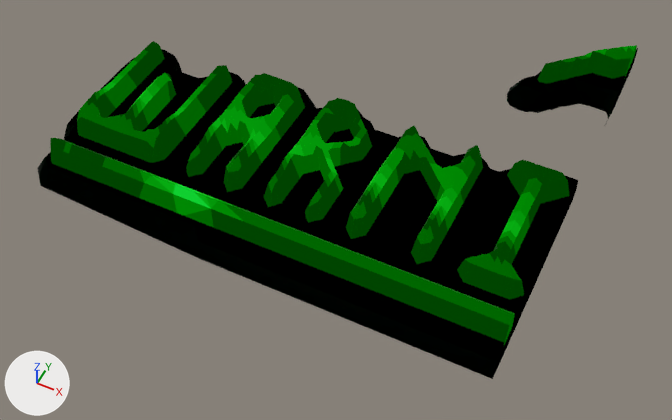
The glTF model assets/models/enemies/warning_left.glb, before and after one commit.
Camera for both pictures: a camera (50 mm lens) standing at (15.2, -28.7, 30.9) and looking at (1.7, -1.8, -2.7). The axes (+X, +Y, +Z) are drawn at lower left. The lights are the same throughout. The picture after the commit comes second. Vertices at exactly the same position are counted once.

Objects in the first picture: 'letters', 'plate'.
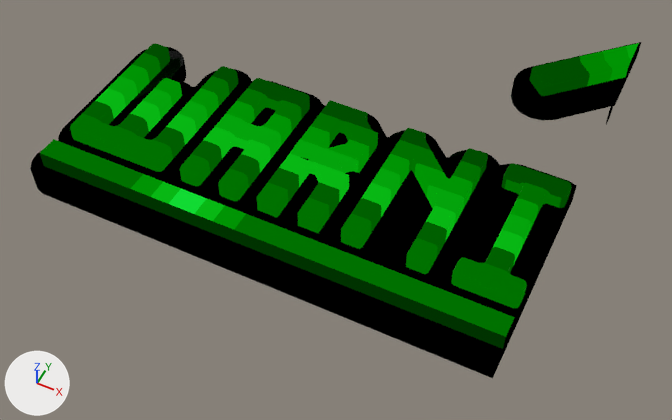
Boxes [x1, y1, x2, y2] around the edits, measured in the pictures (672 x 420 px; the box of a moved part takes in the faces that stretch with it):
'plate', reshaped
    before: [38, 48, 638, 379]
    after: [30, 42, 641, 378]
'letters', deleted
    before: [50, 41, 637, 345]
'line.001', added
    after: [40, 139, 515, 352]
'letter_W.001', added
    after: [70, 43, 238, 172]
'letter_N1.001', added
    after: [341, 128, 488, 274]
'letter_R.001', added
    after: [257, 100, 378, 233]
'letter_A.001', added
    after: [180, 78, 310, 201]
'letter_I.001', added
    after: [452, 163, 572, 308]
'head.001', added
    after: [530, 43, 639, 96]
part 1 of me_plate_001, rebuilt
    before: [507, 48, 638, 123]
    after: [511, 42, 641, 120]
part 2 of me_plate_001, added
    after: [606, 103, 614, 124]
part 3 of me_plate_001, moved or reshaped
    before: [38, 49, 578, 379]
    after: [30, 47, 577, 378]

What changed in the scene script:
```text
Change me_plate_001:
    remove me_plate_001.from_pydata(...)  # 474 vertices, 940 faces; spans x -11.0..12.0, y -9.0..12.4, z -0.4..1.0
    remove me_plate_001.materials.append(mat_warn_plate_33)  # black #001203
    remove me_plate_001.materials.append(mat_warn_plate_edge_35)  # black #03250a
    add me_plate_001.from_pydata(...)  # 598 vertices, 1184 faces; spans x -10.8..12.0, y -8.8..13.1, z -0.4..0.6
    me_plate_001 part 1: the loose piece of 148 vertices spanning x 7.0..12.0, y 6.0..12.4, z -0.4..1.0 is rebuilt with 72 vertices and now spans x 7.1..12.0, y 6.0..13.1, z -0.3..0.6
    me_plate_001 part 2: a new loose piece of 24 vertices spanning x 11.9..12.0, y 7.1..7.9, z -0.3..0.6
    me_plate_001 part 3: 1 vertex moved within x 12.0, y 1.7, z -0.3; 324 vertices removed from x -11.0..12.0, y -9.0..2.0, z -0.4..1.0; 500 vertices added at x -10.8..12.0, y -8.8..1.8, z -0.4..0.6
    add me_plate_001.materials.append(mat_warn_plate_32)  # black #000703
    add me_plate_001.materials.append(mat_warn_plate_edge_33)  # black #001203
Remove ob_letters:
    ob_letters = bpy.data.objects.new('letters', me_letters_001)
Add ob_line_001:
    ob_line_001 = bpy.data.objects.new('line.001', me_line_0_001)  # 112 vertices, 220 faces; spans x -10.0..12.0, y -8.0..-7.0, z 0.3..1.4; in mat_warn_green_c5_197 (dark green #007500, glowing dark green #007100), mat_warn_green_c1_193 (dark green #003c00), mat_warn_green_c7_199 (green #009003, glowing green #009304), mat_warn_green_c9_201 (green #07aa12, glowing green #08b614), mat_warn_green_cb_203 (green #0ec22c, glowing green #11d833), mat_warn_plate_32 (black #000703)
    ob_line_001.location = (0.0, 0.0, 0.0)
Add ob_letter_w_001:
    ob_letter_w_001 = bpy.data.objects.new('letter_W.001', me_letter_w_0_001)  # 556 vertices, 1108 faces; spans x -10.0..-5.0, y -6.0..1.0, z 0.3..1.45; in mat_warn_green_c7_199 (green #009003, glowing green #009304), mat_warn_green_c3_195 (dark green #005700), mat_warn_green_c5_197 (dark green #007500, glowing dark green #007100), mat_warn_green_c4_196 (dark green #006600), mat_warn_green_c8_200 (green #039b0a, glowing green #04a20b), mat_warn_green_c9_201 (green #07aa12, glowing green #08b614)
    ob_letter_w_001.location = (0.0, 0.0, 0.0)
Add ob_letter_r_001:
    ob_letter_r_001 = bpy.data.objects.new('letter_R.001', me_letter_r_0_001)  # 695 vertices, 1385 faces; spans x 0.0..3.0, y -6.0..1.0, z 0.3..1.45; in mat_warn_green_c8_200 (green #039b0a, glowing green #04a20b), mat_warn_green_c9_201 (green #07aa12, glowing green #08b614), mat_warn_green_c5_197 (dark green #007500, glowing dark green #007100), mat_warn_green_c3_195 (dark green #005700), mat_warn_green_c7_199 (green #009003, glowing green #009304), mat_warn_green_c4_196 (dark green #006600)
    ob_letter_r_001.location = (0.0, 0.0, 0.0)
Add ob_letter_n1_001:
    ob_letter_n1_001 = bpy.data.objects.new('letter_N1.001', me_letter_n1_0_002)  # 510 vertices, 1016 faces; spans x 4.0..8.0, y -6.0..1.0, z 0.3..1.45; in mat_warn_green_c3_195 (dark green #005700), mat_warn_green_c5_197 (dark green #007500, glowing dark green #007100), mat_warn_green_c8_200 (green #039b0a, glowing green #04a20b), mat_warn_green_c7_199 (green #009003, glowing green #009304), mat_warn_green_c9_201 (green #07aa12, glowing green #08b614), mat_warn_green_c4_196 (dark green #006600)
    ob_letter_n1_001.location = (0.0, 0.0, 0.0)
Add ob_letter_i_001:
    ob_letter_i_001 = bpy.data.objects.new('letter_I.001', me_letter_i_0_002)  # 316 vertices, 628 faces; spans x 9.0..11.9, y -6.0..1.0, z 0.3..1.45; in mat_warn_green_c5_197 (dark green #007500, glowing dark green #007100), mat_warn_green_c3_195 (dark green #005700), mat_warn_green_c4_196 (dark green #006600), mat_warn_green_c7_199 (green #009003, glowing green #009304), mat_warn_green_c8_200 (green #039b0a, glowing green #04a20b), mat_warn_green_c9_201 (green #07aa12, glowing green #08b614)
    ob_letter_i_001.location = (0.0, 0.0, 0.0)
Add ob_letter_a_001:
    ob_letter_a_001 = bpy.data.objects.new('letter_A.001', me_letter_a_0_001)  # 492 vertices, 984 faces; spans x -4.0..-1.0, y -6.0..1.0, z 0.3..1.45; in mat_warn_green_c3_195 (dark green #005700), mat_warn_green_c5_197 (dark green #007500, glowing dark green #007100), mat_warn_green_c9_201 (green #07aa12, glowing green #08b614), mat_warn_green_c8_200 (green #039b0a, glowing green #04a20b), mat_warn_green_c7_199 (green #009003, glowing green #009304), mat_warn_green_c4_196 (dark green #006600)
    ob_letter_a_001.location = (0.0, 0.0, 0.0)
Add ob_head_001:
    ob_head_001 = bpy.data.objects.new('head.001', me_head_0_002)  # 115 vertices, 226 faces; spans x 7.78..12.0, y 6.73..11.98, z 0.3..1.45; in mat_warn_green_c3_195 (dark green #005700), mat_warn_green_c8_200 (green #039b0a, glowing green #04a20b), mat_warn_green_c7_199 (green #009003, glowing green #009304), mat_warn_green_c6_198 (green #008500, glowing green #008400), mat_warn_plate_32 (black #000703)
    ob_head_001.location = (0.0, 0.0, 0.0)
```
